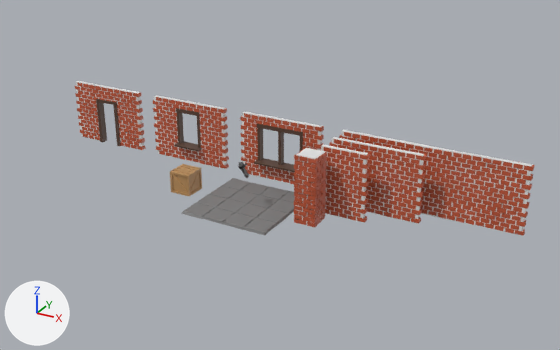
An edit to the Blender file docs/Examples/AssetsExample_ModularExport.blend, drawn before and after from the same camera.
One viewpoint serves both versions: a 50 mm camera at (12.8, -24.8, 14.7) aimed at (-1.6, 1.3, 1.6). The axes (+X, +Y, +Z) are drawn at lower left. The lights are the same throughout. Objects named as collision shapes, trigger or cutter boxes, shadow casters or lower levels of detail are left out.

In view in the first picture: 'Beam', 'Crate', 'Floor', 'TorchLight', 'Wall', 'WallBig', 'WallDoor', 'WallSmall', 'WallWindowBig', 'WallWindowSmall'.
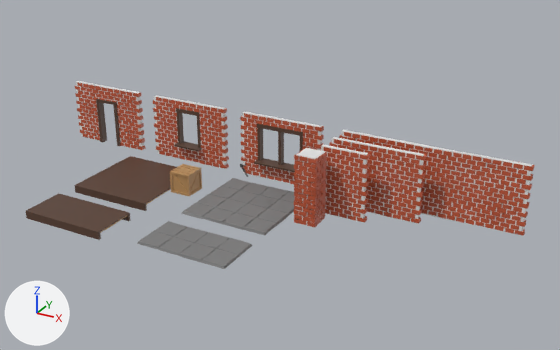
Where the newer file only moved an object's origin or applied its transform, the numbers keep the older frame.

What differs and where, as boxes [x1, y1, x2, y2] in the pictures (560 x 350 px):
'Roof', added (brown): after [74, 156, 177, 211]
    faces in mat_darkwood (brown #5a4032): [74, 156, 177, 211]
'FloorSmall', added: after [137, 221, 253, 269]
'RoofSmall', added (brown): after [26, 194, 130, 240]
    faces in mat_darkwood (brown #5a4032): [26, 194, 130, 240]
'TorchLight', moved: before [238, 162, 249, 178]; after [240, 164, 248, 177]

Edits to the bpy script that builds the scene:
```text
Add me_cube_026:
    me_cube_026.from_pydata(...)  # 64 vertices, 48 faces; spans x 0.0..4.0, y -2.0..0.0, z -0.36..0.0
    # faces by material slot: [30, 18]
    me_cube_026.materials.append(mat_darkwood)  # brown #5a4032
    me_cube_026.materials.append(mat_wood)  # orange #be925f
Add me_cube_024:
    me_cube_024.from_pydata(...)  # 96 vertices, 72 faces; spans x 0.0..4.0, y -4.0..0.0, z -0.36..0.0
    # faces by material slot: [30, 42]
    me_cube_024.materials.append(mat_darkwood)  # brown #5a4032
    me_cube_024.materials.append(mat_wood)  # orange #be925f
Add me_cube_009:
    me_cube_009.from_pydata(...)  # 144 vertices, 128 faces; spans x -0.02..4.02, y -2.04..0.03, z -0.02..0.11
    me_cube_009.polygons.foreach_set('use_smooth', [True] * 128)
    me_cube_009.materials.append(mat_material)  # grey #7e7e7e
Change ob_torchlight:
    ob_torchlight.location: (-3.0, 1.0, 0.0) -> (-3.0, 1.0, 2.0)
Add ob_roofsmall:
    ob_roofsmall = bpy.data.objects.new('RoofSmall', me_cube_026)
    ob_roofsmall.location = (-11.0, -2.0, 0.0)
    _m = ob_roofsmall.modifiers.new('EdgeSplit', 'EDGE_SPLIT')
Add ob_roof:
    ob_roof = bpy.data.objects.new('Roof', me_cube_024)
    ob_roof.location = (-11.0, 3.0, 0.0)
    _m = ob_roof.modifiers.new('EdgeSplit', 'EDGE_SPLIT')
Add ob_floorsmall:
    ob_floorsmall = bpy.data.objects.new('FloorSmall', me_cube_009)
    ob_floorsmall.location = (-5.0, -2.0, 0.0)
    _m = ob_floorsmall.modifiers.new('EdgeSplit', 'EDGE_SPLIT')
```
